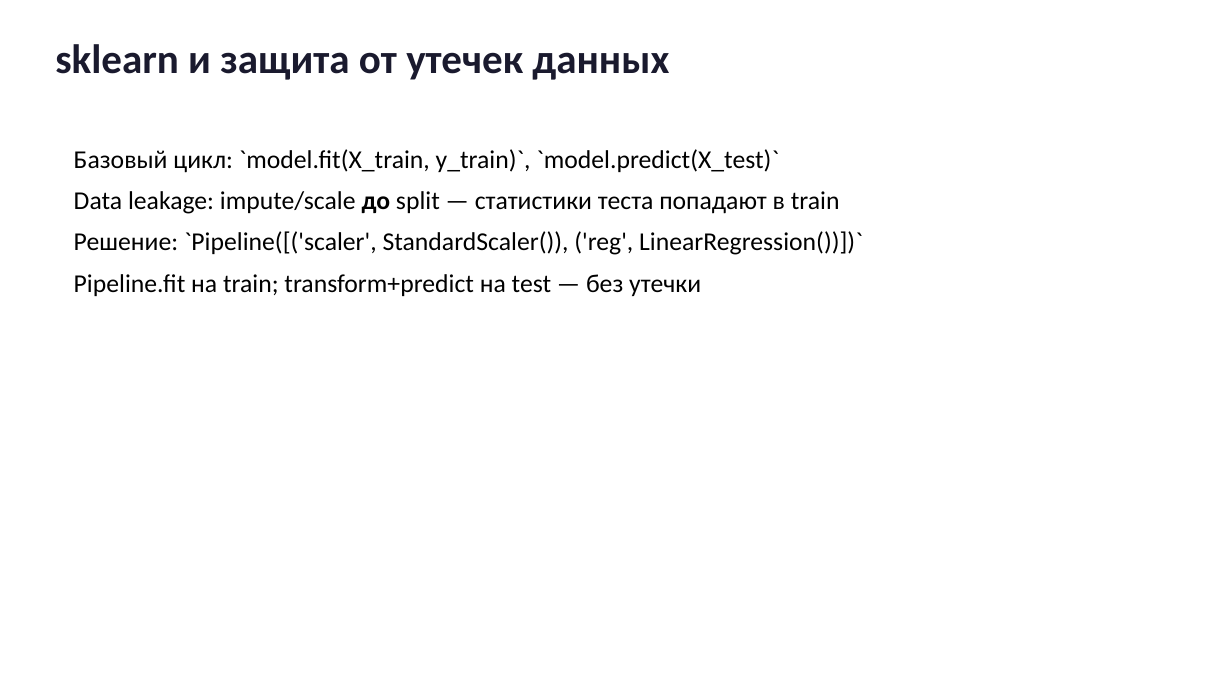
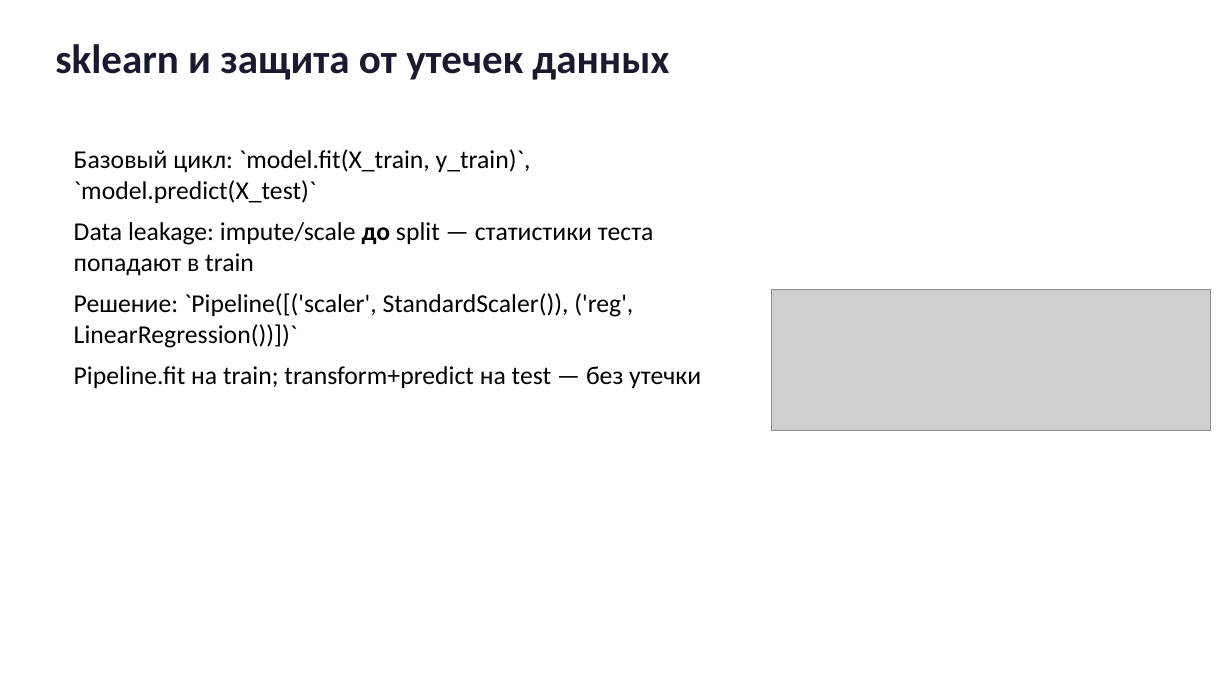
Before and after one commit to gurovic/ml-lessons, a slide deck: slide 15 of lessons/lineynaya_regressiya/presentation.pptx. Drawn at 1232x693 pixels with LibreOffice and Linux fonts; fonts in the diff are those of the drawing; grey boxes stand for pictures. Boxes give left, top, right and bottom in pixels: in the first picture for what was removed or moved away, otherwise in the second. Text is boxed around its words. In the diff, an @@ line names an element or a change of style, - is before the commit and + after.

```diff
--- a/lessons/lineynaya_regressiya/presentation.pptx
+++ b/lessons/lineynaya_regressiya/presentation.pptx
@@ text "Базовый цикл: `model.fit(X_train, y_train)`, `model.predict( ..." rewrapped from (74, 149, 863, 296) to (74, 149, 701, 388) @@
@@ picture added at (772, 290, 1211, 432) @@
```
Also in this commit, not shown: 14 other slides changed, 27 other files.
